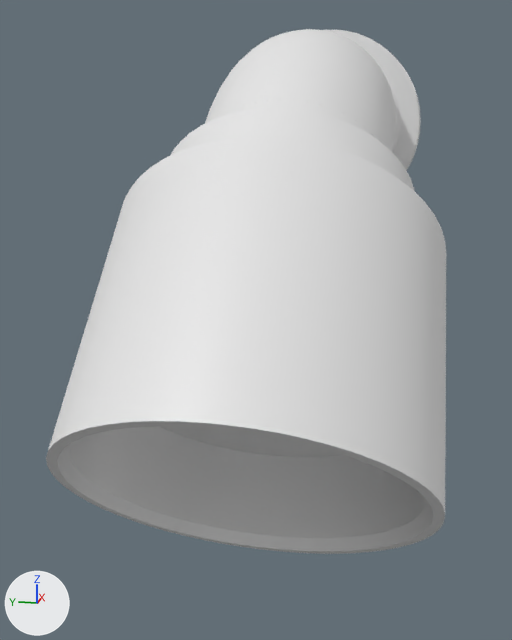
The glTF model public/models/Manually Modelled/AC-08-45-WFFD.glb, before and after one commit.
Both versions are drawn from a camera (50 mm lens) standing at (-0.0905, -0.007, -0.0018) and looking at (-0.0364, 0.0039, -0.0153). The lights are fixed; the arrows at lower left show +X, +Y and +Z. The older version comes first. Where no turn or scale is listed for an object, it has been applied to the vertices. Vertices at exactly the same position are counted once.

Script lines for the objects in view, before the commit:
```python
me_pipe = bpy.data.meshes.new('Pipe')
me_pipe.from_pydata(...)  # 3428 vertices, 6752 faces; spans x -0.0659..0.0, y -0.0097..0.0097, z -0.0258..0.0083
ob_pipe = bpy.data.objects.new('Pipe', me_pipe)
ob_pipe.location = (0.0, 0.0, 0.0)
```
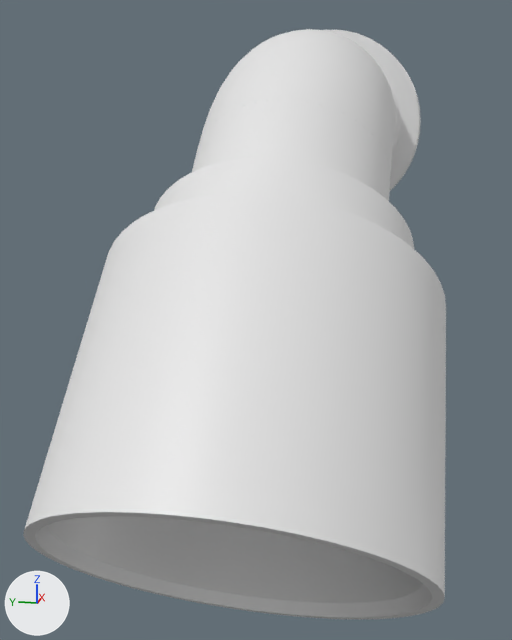
Location of each change, (x1, y1, x2, y2) in pixels of the pictures (512 x 640 px; the box of a moved part takes in the faces that stretch with it):
```json
{"object": "Pipe", "change": "reshaped", "before": [46, 29, 446, 554], "after": [23, 29, 446, 619], "on screen": "12% taller"}
{"part": 1, "of": "me_pipe", "change": "moved or reshaped", "before": [46, 119, 446, 554], "after": [23, 120, 446, 619]}
```

The change, as JSON lines over the scene's bpy script:
```json
{"block": "me_pipe", "where": "# used by ob_pipe; location = (0.0, 0.0, 0.0)"}
{"op": "remove", "block": "me_pipe", "code": "me_pipe.from_pydata(...)  # 3428 vertices, 6752 faces; spans x -0.0659..0.0, y -0.0097..0.0097, z -0.0258..0.0083"}
{"op": "add", "block": "me_pipe", "code": "me_pipe.from_pydata(...)  # 3428 vertices, 6752 faces; spans x -0.0685..0.0, y -0.0097..0.0097, z -0.0284..0.0083"}
{"block": "me_pipe", "change": "me_pipe part 1: 544 of the vertices in x -0.0659..-0.04, y -0.0097..0.0097, z -0.0258..0.0001 are moved by (-0.0025, 0.0, -0.0026)"}
```
